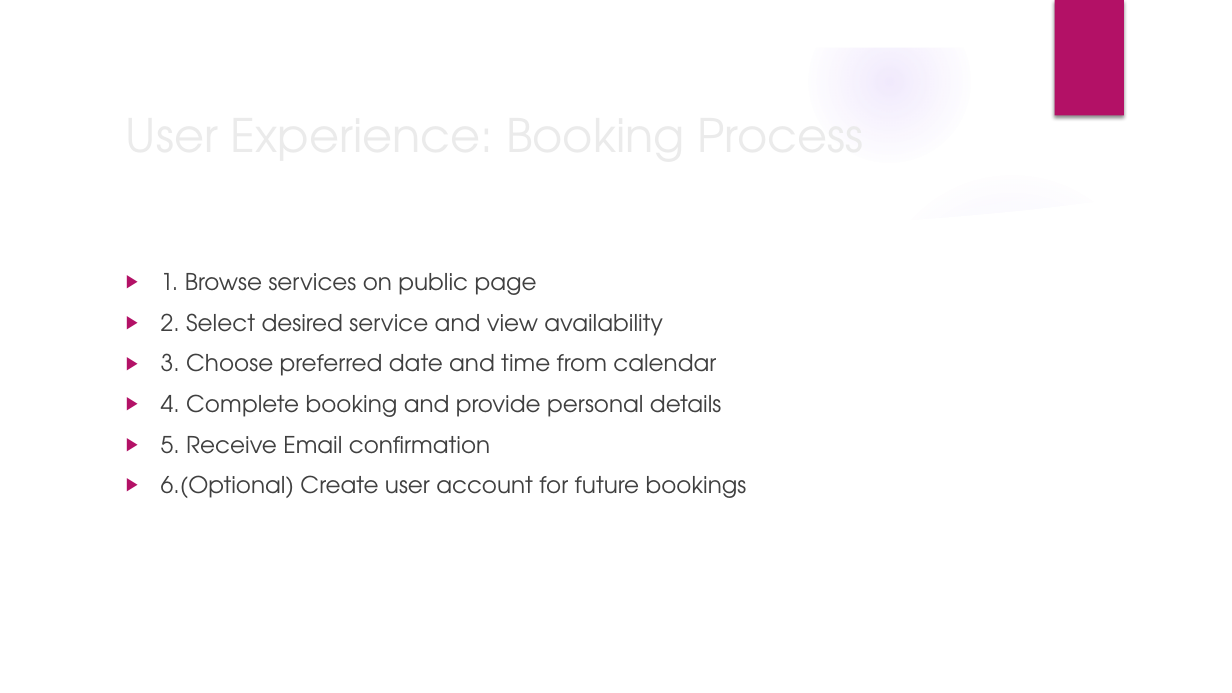
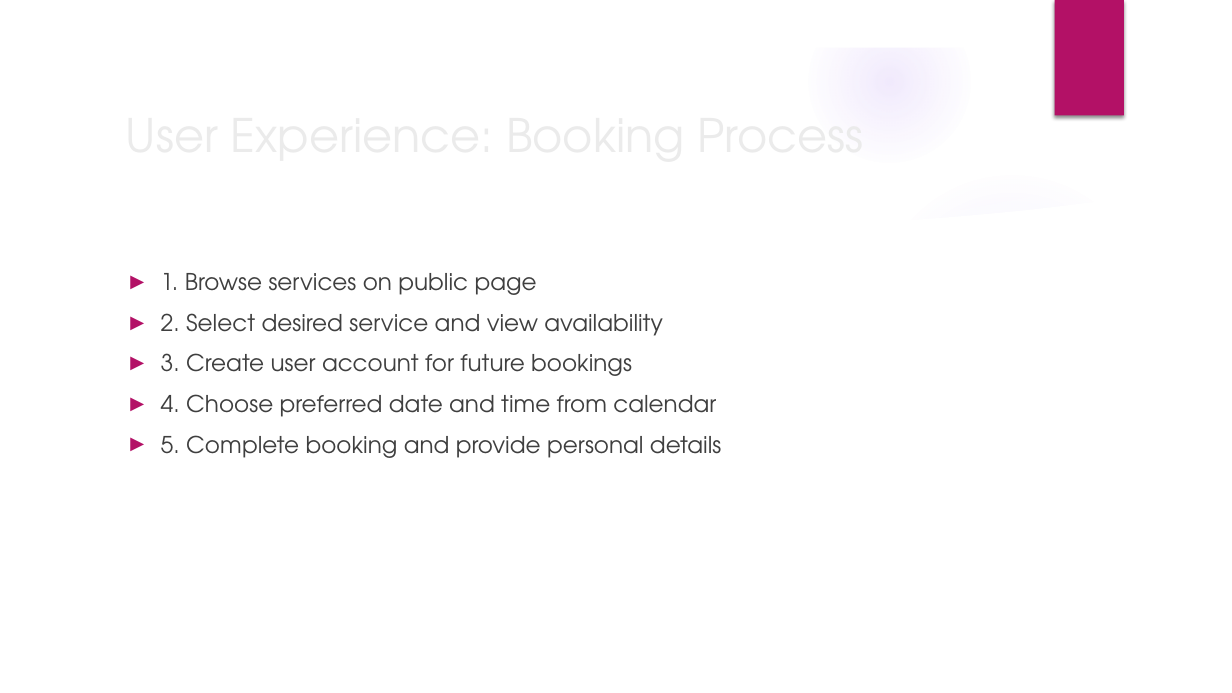
Before and after one commit to SamHdevstuff/COSC213---Final-Project, a slide deck: slide 7 of presentationMaterial/Presentation.pptx. Drawn at 1232x693 pixels with LibreOffice and Linux fonts; fonts in the diff are those of the drawing; background and template pictures are left out. Boxes give left, top, right and bottom in pixels: in the first picture for what was removed or moved away, otherwise in the second. Text is boxed around its words. In the diff, an @@ line names an element or a change of style, - is before the commit and + after.

```diff
--- a/presentationMaterial/Presentation.pptx
+++ b/presentationMaterial/Presentation.pptx
@@ text at [161, 353, 721, 458]: text changed; text colour #404040 to #3F3F3F @@
-▶ 3. Choose preferred date and time from calendar
-▶ 4. Complete booking and provide personal details
-▶ 5. Receive Email confirmation
-▶ 6.(Optional) Create user account for future bookings
+► 3. Create user account for future bookings
+► 4. Choose preferred date and time from calendar
+► 5. Complete booking and provide personal details
```
Also in this commit, not shown: 9 other slides changed.
